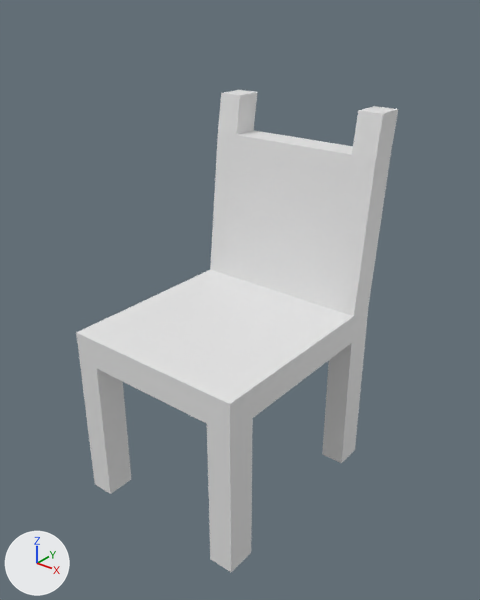
An edit to the Blender file LD59/Assets/Models/Chair.blend, drawn before and after from the same camera.
One viewpoint serves both versions: a 50 mm lens placed at (0.836, -1.003, 1.091), pointed at (0.019, 0.019, 0.458). Lighting does not change. The marker at lower left points along +X, +Y and +Z. The first picture is the older version.
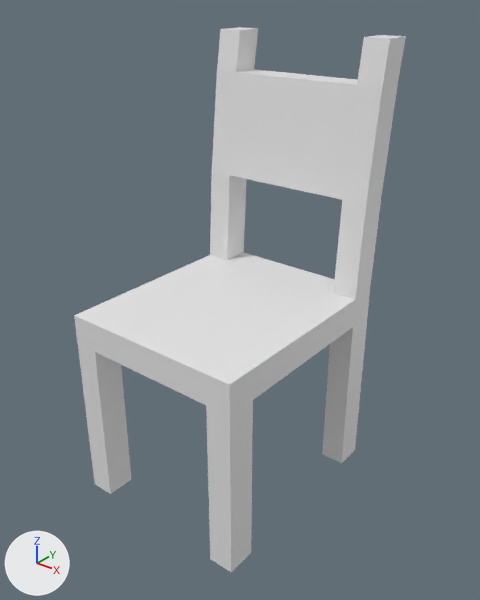
Commit message: chair upgrade

The change, as a list of edits to the scene's bpy script:
```text
Change me_cube:
    used by ob_cube; location = (0.0, 0.0, 0.0)
    remove me_cube.from_pydata(...)  # 64 vertices, 58 faces; spans x -0.211..0.211, y -0.25..0.302, z 0.002..0.846
    add me_cube.from_pydata(...)  # 72 vertices, 68 faces; spans x -0.211..0.211, y -0.25..0.302, z 0.002..0.986
    me_cube part 1
    11 faces are deleted
    32 vertices in x -0.211..0.211, y -0.25..0.25, z 0.345..0.413 move by (0.0, 0.0, 0.041)
    8 vertices in x -0.211..0.211, y 0.235..0.302, z 0.846 move by (0.0, 0.0, 0.14)
    4 vertices in x -0.211..0.211, y 0.221, z 0.758 move by (0.0, -0.025, -0.091)
    4 vertices in x -0.211..0.211, y 0.288, z 0.758 move by (0.0, -0.026, -0.091)
    8 new vertices lie (0.0, -0.014, -0.088) away from vertices in x -0.211..0.211, y 0.235..0.302, z 0.846
    21 new faces join them
```

Where the change shows, as pixel boxes (x1, y1, x2, y2) in the pictures (480 x 600 px):
'Cube', reshaped (13% taller): before (76, 90, 398, 572); after (74, 27, 406, 572)
